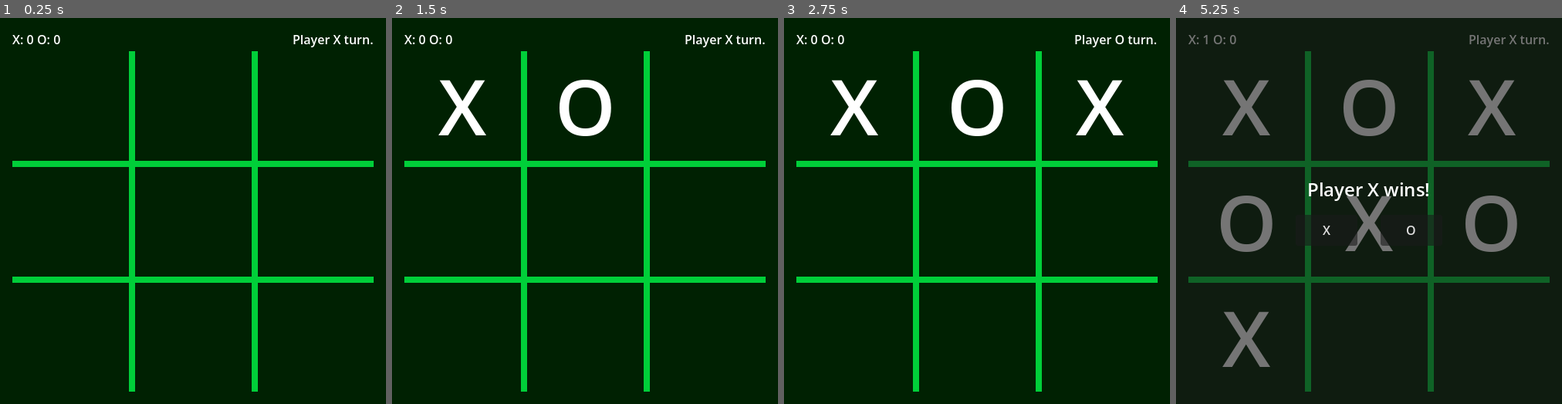
Above: before the commit, frames 1-4 (left to right).
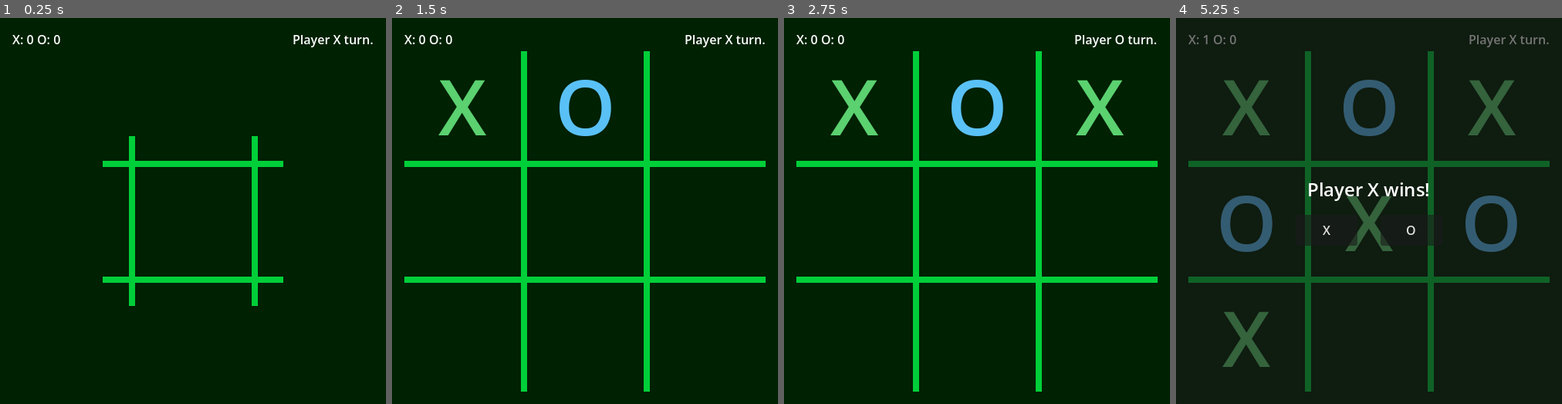
Above: after the commit, the same moments.

Repository: kevincabanilla/tic-tac-toe
Game: Godot game, scene res://scenes/main/main.tscn
The game is run twice, just before and just after one commit, with the same random seed, the same clock (stepped at 60 frames per second) and the same inputs.
Inputs (mouse positions are in pixels of both pictures, inside the frame that each line leads up to):
- Up to frame 1 (0.25 s): no input
- Up to frame 2 (1.5 s): click (461, 106) at 0.5 s; click (585, 106) at 1.25 s
- Up to frame 3 (2.75 s): click (1100, 106) at 2 s
- Up to frame 4 (5.25 s): click (1245, 222) at 2.75 s; click (1369, 222) at 3.5 s; click (1492, 222) at 4.25 s; click (1245, 338) at 5 s

The runs differ from the first frame. In frame 1, 2.9% of the frame differs, in the area x 3-97%, y 8-97%; in frame 2, 1.6%; in frame 3, 2.3%; in frame 4, 5.3%, in the area x 11-89%, y 16-91%.

Commit message:
grid animation

Diff:
--- a/scenes/ui/game-ui.tscn
+++ b/scenes/ui/game-ui.tscn
@@ -6,8 +6,47 @@
 [sub_resource type="StyleBoxFlat" id="StyleBoxFlat_0uh32"]
 bg_color = Color(0, 0.12941177, 0.007843138, 1)
 
+[sub_resource type="StyleBoxEmpty" id="StyleBoxEmpty_0uh32"]
+
 [sub_resource type="StyleBoxFlat" id="StyleBoxFlat_o4qo6"]
-bg_color = Color(0, 0.8098417, 0.2225225, 1)
+bg_color = Color(0, 0.8117647, 0.22352941, 1)
+
+[sub_resource type="Animation" id="Animation_xbia5"]
+length = 0.001
+tracks/0/type = "value"
+tracks/0/imported = false
+tracks/0/enabled = true
+tracks/0/path = NodePath("PanelContainer/MarginContainer/VBoxContainer/PanelContainer/Borders:custom_minimum_size")
+tracks/0/interp = 1
+tracks/0/loop_wrap = true
+tracks/0/keys = {
+"times": PackedFloat32Array(0),
+"transitions": PackedFloat32Array(1),
+"update": 0,
+"values": [Vector2(0, 0)]
+}
+
+[sub_resource type="Animation" id="Animation_w06ra"]
+resource_name = "grid_animation"
+length = 0.5
+tracks/0/type = "value"
+tracks/0/imported = false
+tracks/0/enabled = true
+tracks/0/path = NodePath("PanelContainer/MarginContainer/VBoxContainer/PanelContainer/Borders:custom_minimum_size")
+tracks/0/interp = 1
+tracks/0/loop_wrap = true
+tracks/0/keys = {
+"times": PackedFloat32Array(0, 0.5),
+"transitions": PackedFloat32Array(1, 0.5),
+"update": 0,
+"values": [Vector2(0, 0), Vector2(468, 441)]
+}
+
+[sub_resource type="AnimationLibrary" id="AnimationLibrary_ca8iv"]
+_data = {
+&"RESET": SubResource("Animation_xbia5"),
+&"grid_animation": SubResource("Animation_w06ra")
+}
 
 [node name="GameUi" type="CanvasLayer" unique_id=209699471]
 script = ExtResource("1_0uh32")
@@ -56,6 +95,12 @@
 [node name="PanelContainer" type="PanelContainer" parent="PanelContainer/MarginContainer/VBoxContainer" unique_id=910303959]
 layout_mode = 2
 size_flags_vertical = 3
+theme_override_styles/panel = SubResource("StyleBoxEmpty_0uh32")
+
+[node name="Borders" type="Panel" parent="PanelContainer/MarginContainer/VBoxContainer/PanelContainer" unique_id=613318241]
+layout_mode = 2
+size_flags_horizontal = 4
+size_flags_vertical = 4
 theme_override_styles/panel = SubResource("StyleBoxFlat_o4qo6")
 
 [node name="GridContainer" type="GridContainer" parent="PanelContainer/MarginContainer/VBoxContainer/PanelContainer" unique_id=1533961924]
@@ -110,3 +155,7 @@
 unique_name_in_owner = true
 layout_mode = 2
 text = ""
+
+[node name="AnimationPlayer" type="AnimationPlayer" parent="." unique_id=1754780420]
+libraries/ = SubResource("AnimationLibrary_ca8iv")
+autoplay = &"grid_animation"
--- a/scenes/ui/game_ui.gd
+++ b/scenes/ui/game_ui.gd
@@ -43,5 +43,7 @@
 func _on_btn_pressed(row: int, col: int, btn: Button) -> void:
 	btn.text = player_symbol
 	btn.disabled = true
+	var color = (Color("#5bd170") if game_manager.current_player == Enums.Player.X else Color("5ac1f7ff"))
+	btn.add_theme_color_override("font_disabled_color", color)
 	game_manager.determine_winner(row, col)
 	change_player(game_manager.current_player)
